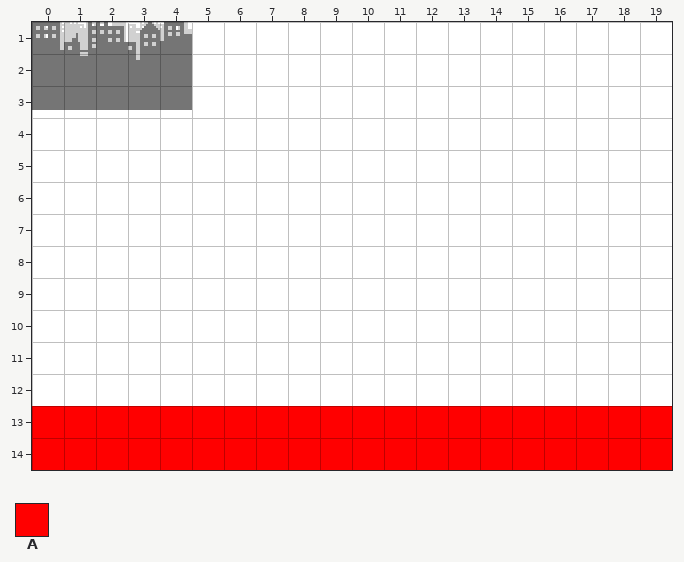
One commit to this Tiled map: public/data/levels/level3.tmx. That is the earlier state.
Cells are 32x32 px. Shown: x 0..19, y 1..14.
Key: from "collision": A 0 "solid".
_ is an empty cell, # one hidden under a higher layer.
Layer "collision" before, first column x 0:
 1 ____________________
 2 ____________________
 3 ____________________
 4 ____________________
 5 ____________________
 6 ____________________
 7 ____________________
 8 ____________________
 9 ____________________
10 ____________________
11 ____________________
12 ____________________
13 AAAAAAAAAAAAAAAAAAAA
14 AAAAAAAAAAAAAAAAAAAA
The result:
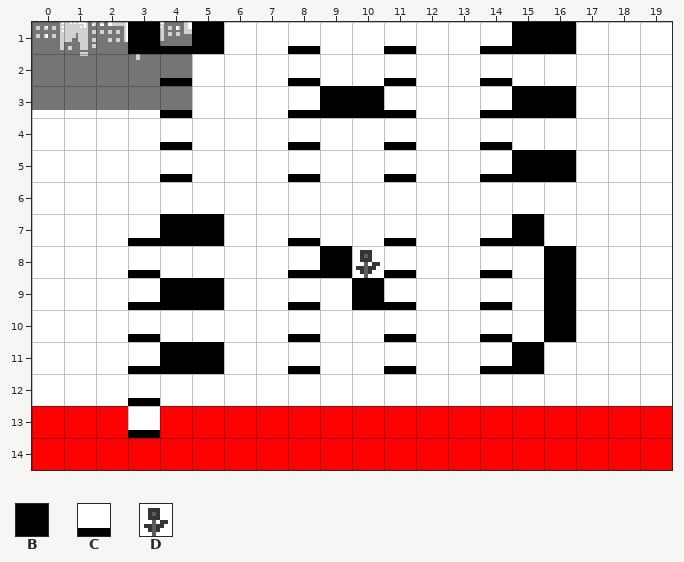
Further tiles: from "tiles": B 10, C 12, D 45.
Difference:
Layer "main":
y 1: x 3..5 ___ -> BCB; x 8 _ -> C; x 11 _ -> C; x 14..16 ___ -> CBB
y 2: x 4 _ -> C; x 8 _ -> C; x 11 _ -> C; x 14 _ -> C
y 3: x 4 _ -> C; x 8..11 ____ -> CBBC; x 14..16 ___ -> CBB
y 4: x 4 _ -> C; x 8 _ -> C; x 11 _ -> C; x 14 _ -> C
y 5: x 4 _ -> C; x 8 _ -> C; x 11 _ -> C; x 14..16 ___ -> CBB
y 7: x 3..5 ___ -> CBB; x 8 _ -> C; x 11 _ -> C; x 14..15 __ -> CB
y 8: x 3 _ -> C; x 8..11 ____ -> CBDC; x 14 _ -> C; x 16 _ -> B
y 9: x 3..5 ___ -> CBB; x 8 _ -> C; x 10..11 __ -> BC; x 14 _ -> C; x 16 _ -> B
y 10: x 3 _ -> C; x 8 _ -> C; x 11 _ -> C; x 14 _ -> C; x 16 _ -> B
y 11: x 3..5 ___ -> CBB; x 8 _ -> C; x 11 _ -> C; x 14..15 __ -> CB
y 12: x 3 _ -> C
y 13: x 3 # -> C
Layer "collision":
y 13: x 3 A -> _
